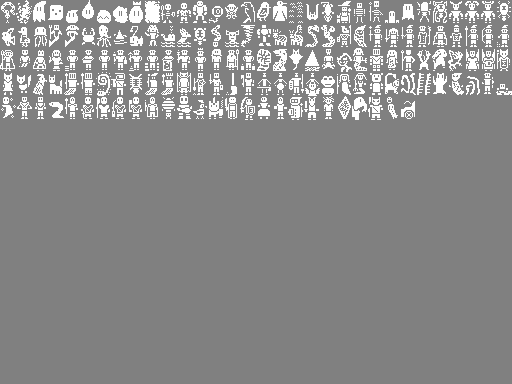
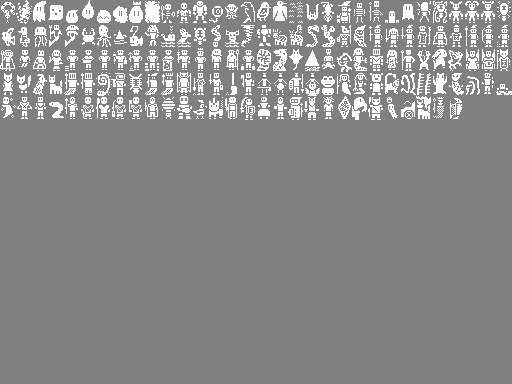
Two versions of the same layered image (512x384). Layer-by-layer changes:
painted on "Background" over <box>416,96,462,119</box>
